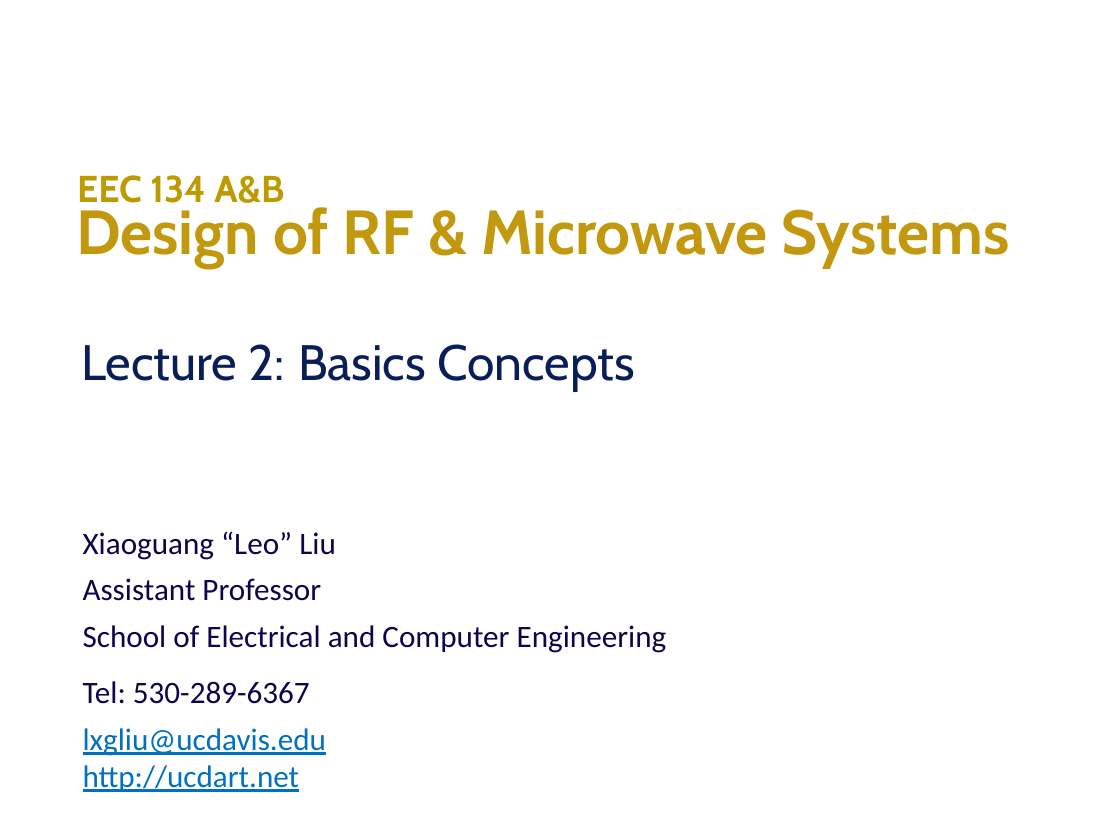
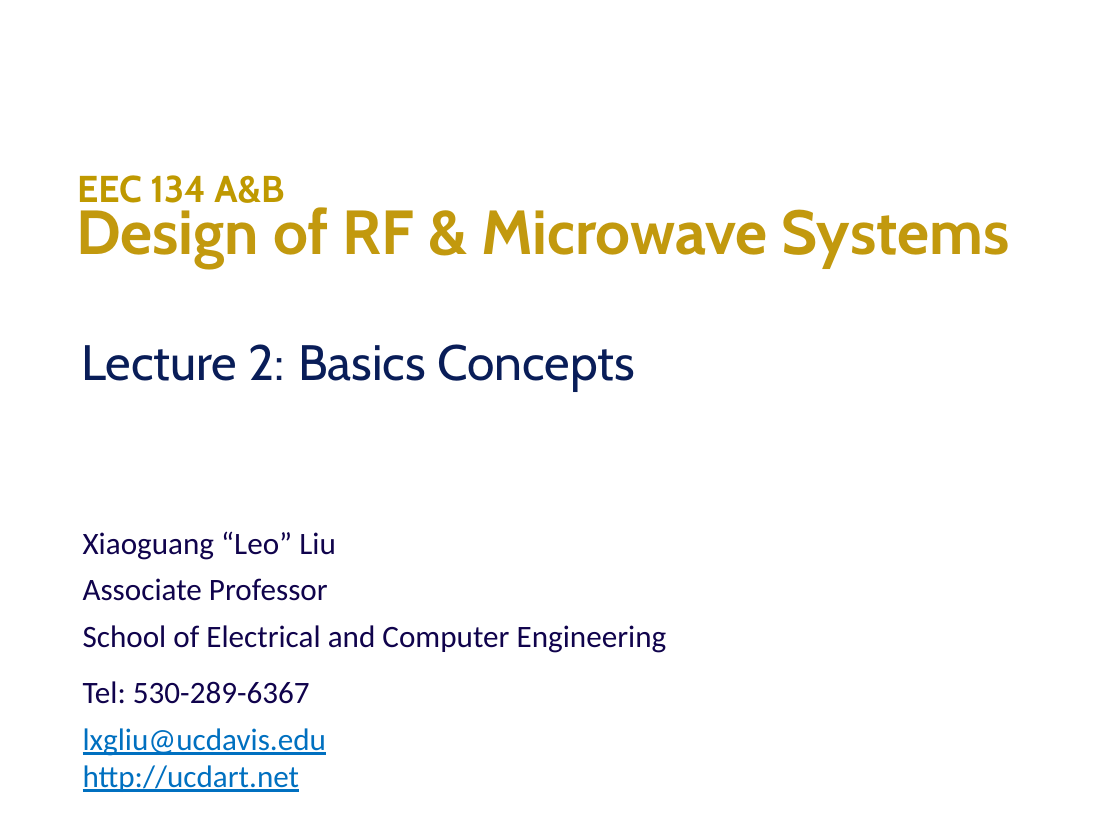
Before and after one commit to ucdart/UCD-EEC134, a slide deck: slide 1 of lectures/lec2/Lec2-BasicConcepts.pptx. Drawn at 1120x840 pixels with LibreOffice and Linux fonts; fonts in the diff are those of the drawing. Boxes give left, top, right and bottom in pixels: in the first picture for what was removed or moved away, otherwise in the second. Text is boxed around its words. In the diff, an @@ line names an element or a change of style, - is before the commit and + after.

```diff
--- a/lectures/lec2/Lec2-BasicConcepts.pptx
+++ b/lectures/lec2/Lec2-BasicConcepts.pptx
@@ text at (x1=83, y1=578, x2=328, y2=601): text changed @@
-Assistant Professor
+Associate Professor
```
Also in this commit, not shown: 4 other files.
